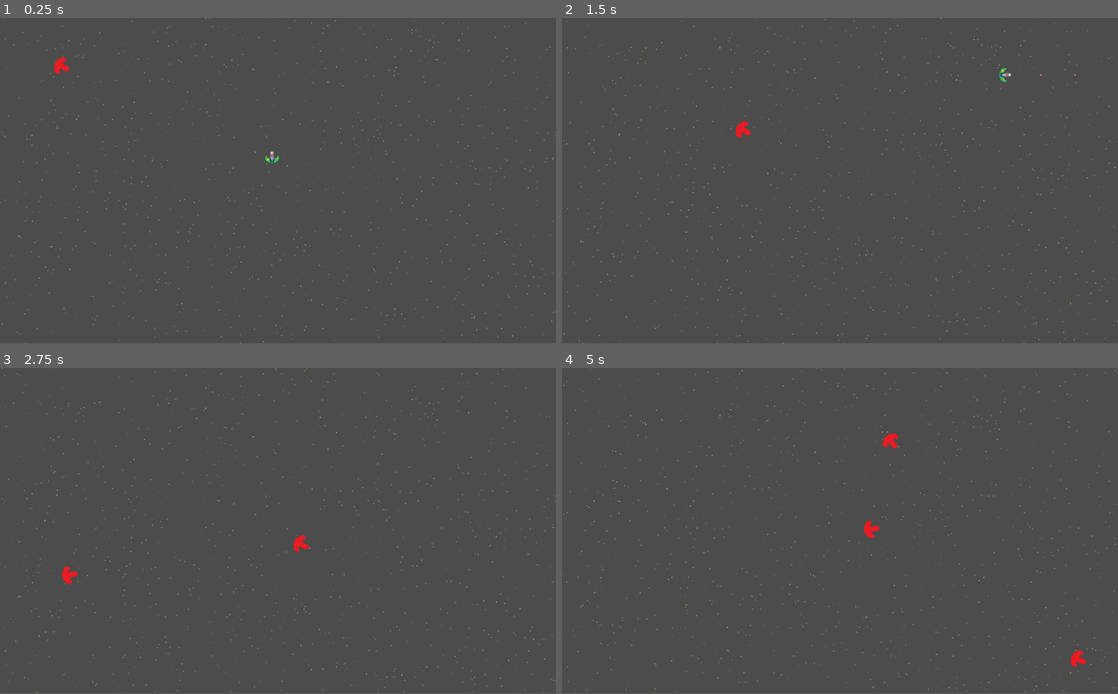
Above: before the commit, frames 1-4 (two rows, left to right).
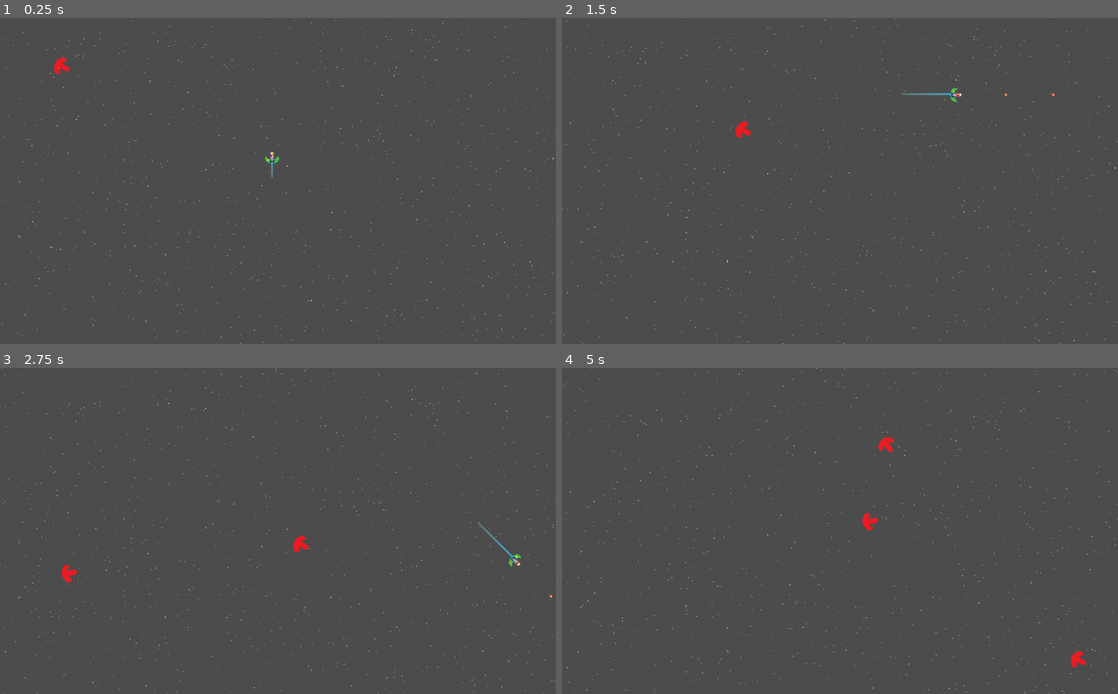
Above: after the commit, the same moments.

Repository: Nairu/GMTK-2019
Game: Godot game, scene res://Scenes/BaseLevel.tscn
Same seed, same stepped clock (60 frames per second), same inputs: the game is played once before the commit and once after it.
Inputs:
- Up to frame 1 (0.25 s): no input
- Up to frame 2 (1.5 s): tap Enter (ui_accept) at 0.5, 0.77 s
- Up to frame 3 (2.75 s): tap Enter (ui_accept) at 1.52 s
- Up to frame 4 (5 s): tap Enter (ui_accept) at 3.02, 3.77, 4.52 s
In our replay, the window is 800x468 before the commit and 800x469 after it. These sizes can differ from the game's own. Grey fills any space a smaller window leaves; there, only what the larger window draws over its background counts as a difference.

The runs differ from the first frame. In frame 1, 0.5% of the frame differs, in the area x 0-100%, y 0-100%; in frame 2, 0.6%; in frame 3, 0.6%; in frame 4, 0.7%.

Commit message:
Added ship trail

Diff:
--- a/Objects/Bullet.tscn
+++ b/Objects/Bullet.tscn
@@ -13,7 +13,7 @@
 } ]
 
 [sub_resource type="CircleShape2D" id=2]
-radius = 2.0
+radius = 5.05242
 
 [node name="BulletNode" type="Area2D"]
 collision_layer = 4
--- a/Objects/Player.tscn
+++ b/Objects/Player.tscn
@@ -1,7 +1,12 @@
-[gd_scene load_steps=4 format=2]
+[gd_scene load_steps=6 format=2]
 
 [ext_resource path="res://Scripts/ShipNode.gd" type="Script" id=1]
-[ext_resource path="res://Sprites/player-ship.png" type="Texture" id=2]
+[ext_resource path="res://Objects/Trail.tscn" type="PackedScene" id=2]
+[ext_resource path="res://Sprites/player-ship.png" type="Texture" id=3]
+
+[sub_resource type="Gradient" id=2]
+offsets = PoolRealArray( 0, 0.822086, 0.98773 )
+colors = PoolColorArray( 0.572549, 0.956863, 1, 0.196078, 0.258824, 0.792157, 0.992157, 0.588235, 0, 0.490196, 0.780392, 1 )
 
 [sub_resource type="RectangleShape2D" id=1]
 extents = Vector2( 16, 15 )
@@ -9,9 +14,17 @@
 [node name="ShipNode" type="Area2D"]
 collision_mask = 7
 script = ExtResource( 1 )
+top_speed = 250.0
+
+[node name="Trail" parent="." instance=ExtResource( 2 )]
+width = 4.0
+default_color = Color( 0.258824, 0.792157, 0.992157, 0.717647 )
+gradient = SubResource( 2 )
+targetPath = NodePath("../CollisionShape2D")
+trail_length = 25
 
 [node name="Sprite" type="Sprite" parent="."]
-texture = ExtResource( 2 )
+texture = ExtResource( 3 )
 
 [node name="CollisionShape2D" type="CollisionShape2D" parent="."]
 visible = false
--- /dev/null
+++ b/Objects/Trail.tscn
@@ -0,0 +1,7 @@
+[gd_scene load_steps=2 format=2]
+
+[ext_resource path="res://Scripts/Trail.gd" type="Script" id=1]
+
+[node name="Trail" type="Line2D"]
+texture_mode = 1937074532
+script = ExtResource( 1 )
--- /dev/null
+++ b/Scripts/Trail.gd
@@ -0,0 +1,23 @@
+extends Line2D
+
+var target
+var point
+export(NodePath) var targetPath
+export var trail_length = 0
+
+# Called when the node enters the scene tree for the first time.
+func _ready():
+	target = get_node(targetPath)
+	pass # Replace with function body.
+
+# Called every frame. 'delta' is the elapsed time since the previous frame.
+func _process(delta):
+	global_position = Vector2(0, 0)
+	global_rotation = 0
+
+	point = target.global_position
+	add_point(point)
+
+	while get_point_count() > trail_length:
+		remove_point(0)
+	pass
--- a/project.godot
+++ b/project.godot
@@ -18,6 +18,11 @@
 config/name="GMTK-2019"
 run/main_scene="res://Scenes/BaseLevel.tscn"
 config/icon="res://icon.png"
+
+[display]
+
+window/stretch/mode="2d"
+window/stretch/aspect="expand"
 
 [importer_defaults]
 
Binary file changed: Sprites/bullet-1.png
Binary file changed: Sprites/bullet-2.png
